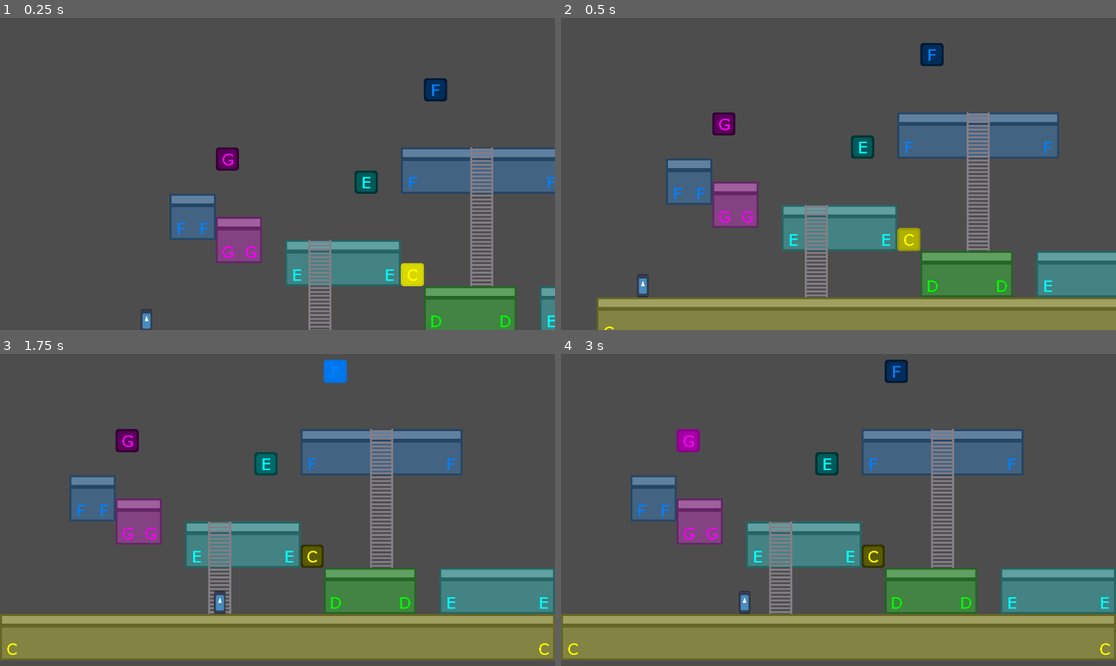
Above: before the commit, frames 1-4 (two rows, left to right).
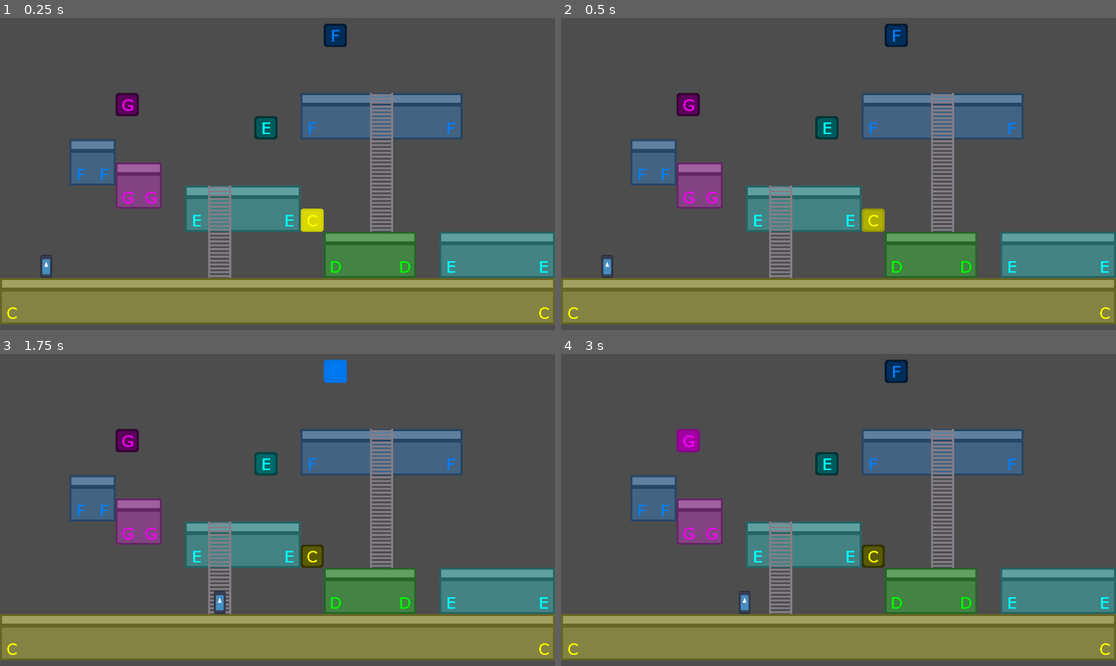
Above: after the commit, the same moments.

Repository: nicom7/game-off-2023
Game: Godot game, scene res://levels/world.tscn
Two runs of this game, one before a commit and one after it. Both use one fixed random seed, a clock stepped at 60 frames per second and the inputs below. The engine's default icon, where the game draws it, is replaced by a stand-in: a white triangle on a blue panel in a dark square.
Inputs:
- Up to frame 1 (0.25 s): no input
- Up to frame 2 (0.5 s): no input
- Up to frame 3 (1.75 s): hold Right (ui_right) from 0.53 s (still down); tap U (A_note) at 0.6 s; tap I (B_note) at 1.35 s
- Up to frame 4 (3 s): release Right (ui_right) at 2.03 s; hold Left (ui_left) 2.03-2.78 s; tap O (C_note) at 2.1 s; hold Right (ui_right) from 2.78 s (still down); tap P (D_note) at 2.85 s

The runs differ from the first frame. In frame 1, 40% of the frame differs, in the area x 0-100%, y 1-100%; in frame 2, 35%; in frame 3, less than 0.1%; in frame 4, less than 0.1%.

Commit message:
Disable camera position smoothing when starting level

Diff:
--- a/levels/world.gd
+++ b/levels/world.gd
@@ -44,6 +44,7 @@
 
 func _on_block_sequence_sequence_played(demo_sequence: bool) -> void:
 	if !demo_sequence:
+		_camera.position_smoothing_enabled = true
 		_camera.drag_horizontal_enabled = true
 		_camera.drag_vertical_enabled = true
 		_camera_target = %Player
--- a/levels/world.tscn
+++ b/levels/world.tscn
@@ -133,7 +133,6 @@
 
 [node name="Camera2D" type="Camera2D" parent="."]
 unique_name_in_owner = true
-position_smoothing_enabled = true
 position_smoothing_speed = 4.0
 drag_left_margin = 0.1
 drag_top_margin = 0.1
